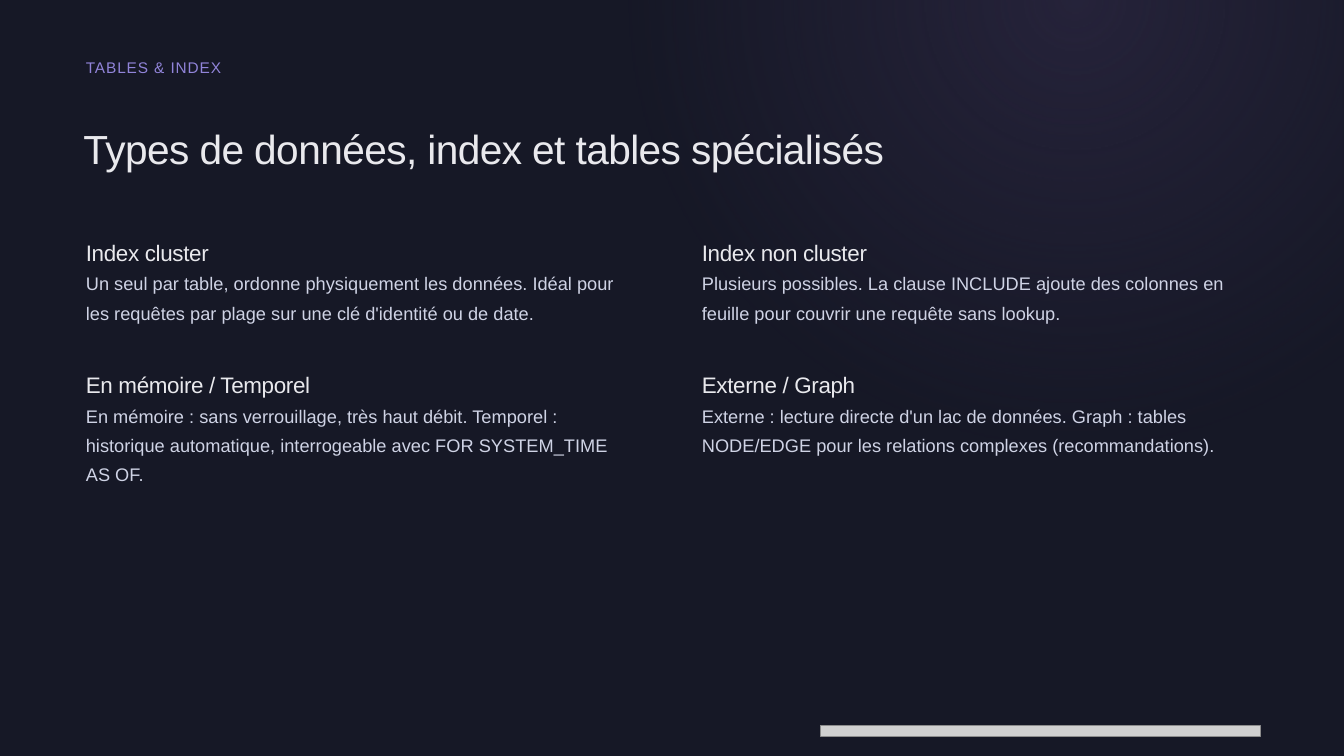
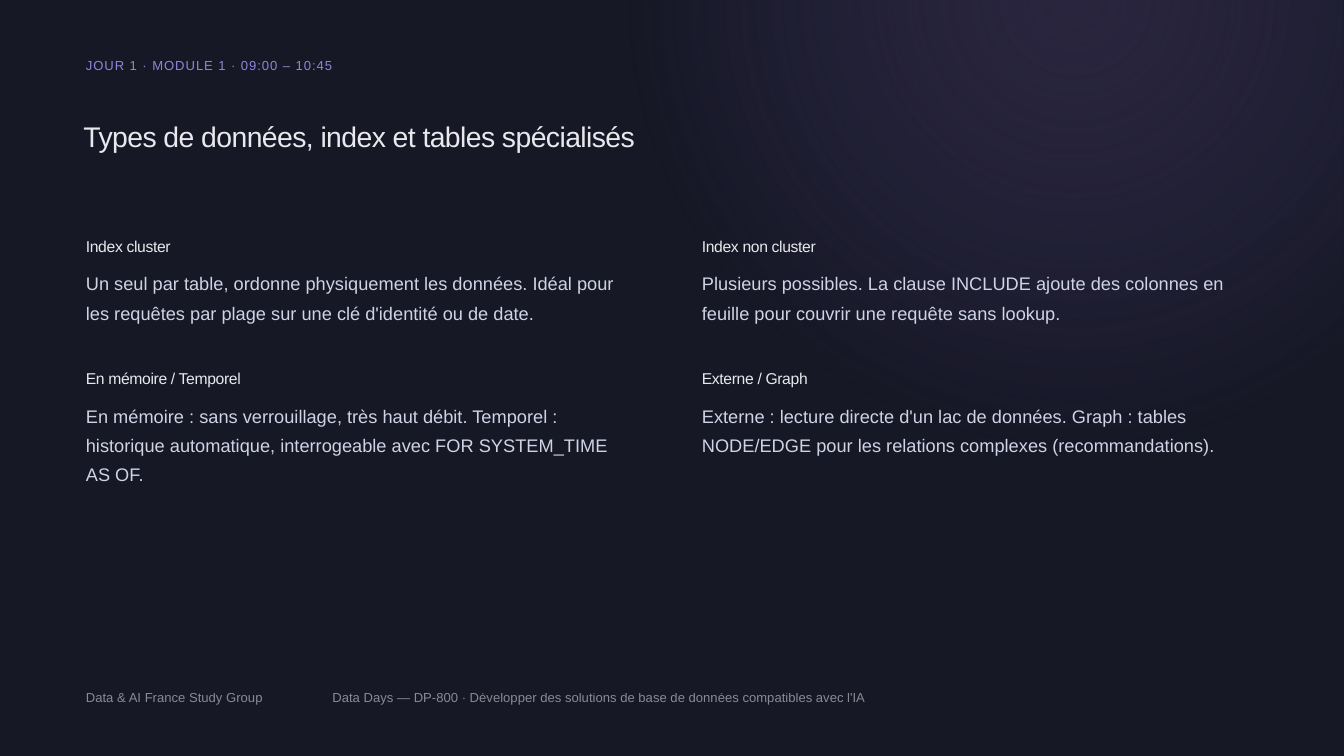
Before and after one commit to smartissime/data-day-2026, a slide deck: slide 4 of DP-800/DP-800-Jour 1 - Session 1.pptx. Drawn at 1344x756 pixels with LibreOffice and Linux fonts; fonts in the diff are those of the drawing; grey boxes stand for pictures; background and template pictures are left out. Boxes give left, top, right and bottom in pixels: in the first picture for what was removed or moved away, otherwise in the second. Text is boxed around its words. In the diff, an @@ line names an element or a change of style, - is before the commit and + after.

```diff
--- a/DP-800/DP-800-Jour 1 - Session 1.pptx
+++ b/DP-800/DP-800-Jour 1 - Session 1.pptx
@@ rectangle removed at box(0, 0, 1344, 756) @@
@@ rectangle added at box(0, 0, 1344, 756), fill gradient #2B2741 @@
@@ rectangle added at box(0, 0, 1343, 755), fill gradient #2B2741 @@
@@ text removed at box(86, 62, 222, 73) @@
-TABLES & INDEX
@@ text added at box(86, 61, 332, 70), 14 pt, text #9184D9 @@
+JOUR 1 · MODULE 1 · 09:00 – 10:45
@@ text "Types de données, index et ..." at box(83, 126, 635, 153): size 43.5 to 30.4 pt; line spacing 0.99 to 0.79 @@
@@ size 24 to 16.8 pt; line spacing 0.97 to 0.77 in 4 elements at box(86, 240, 171, 252), box(702, 240, 816, 252), box(86, 372, 241, 387), box(702, 372, 808, 388) @@
@@ text added at box(86, 693, 262, 705), 14 pt, text #E9E9ED at 55% opacity @@
+Data & AI France Study Group
@@ text added at box(332, 693, 865, 705), 14 pt, text #E9E9ED at 55% opacity @@
+Data Days — DP-800 · Développer des solutions de base de données compatibles avec l'IA
@@ picture removed at box(821, 725, 1260, 737) @@
```
Also in this commit, not shown: 7 other slides changed, 13 other files.
